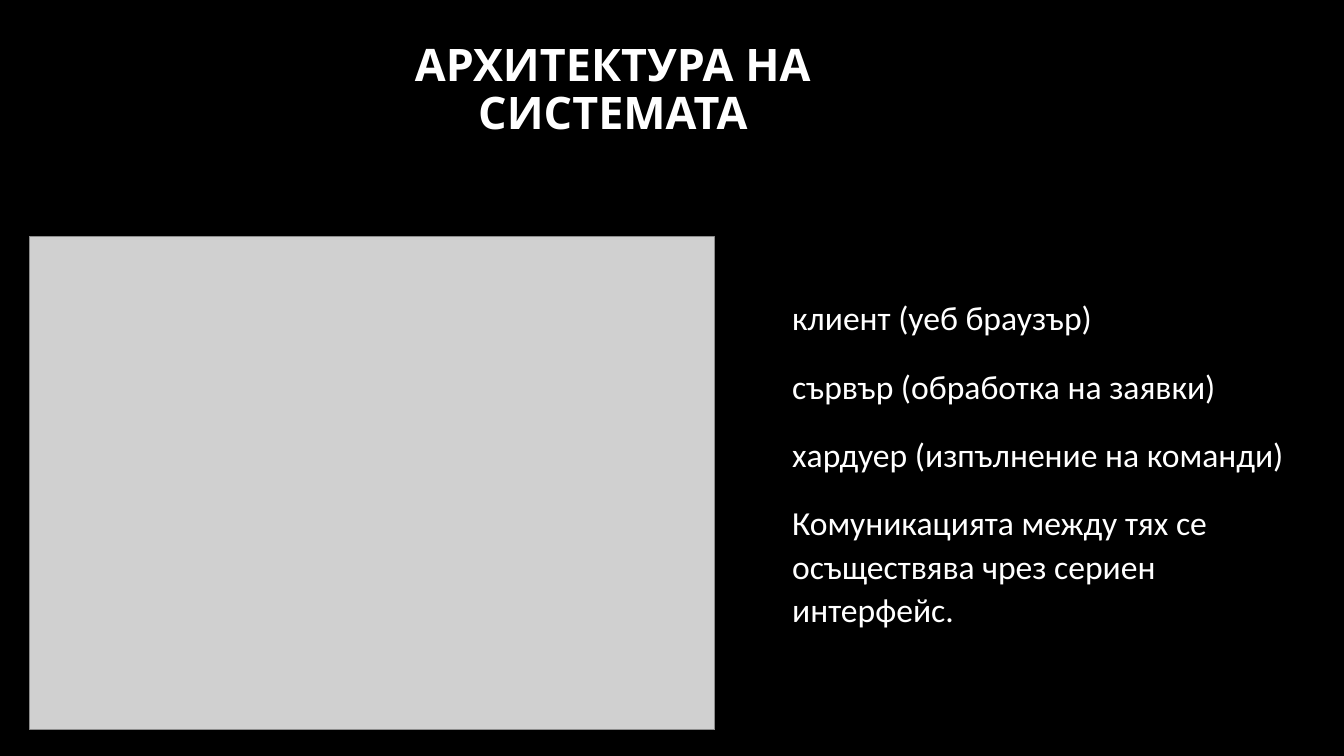
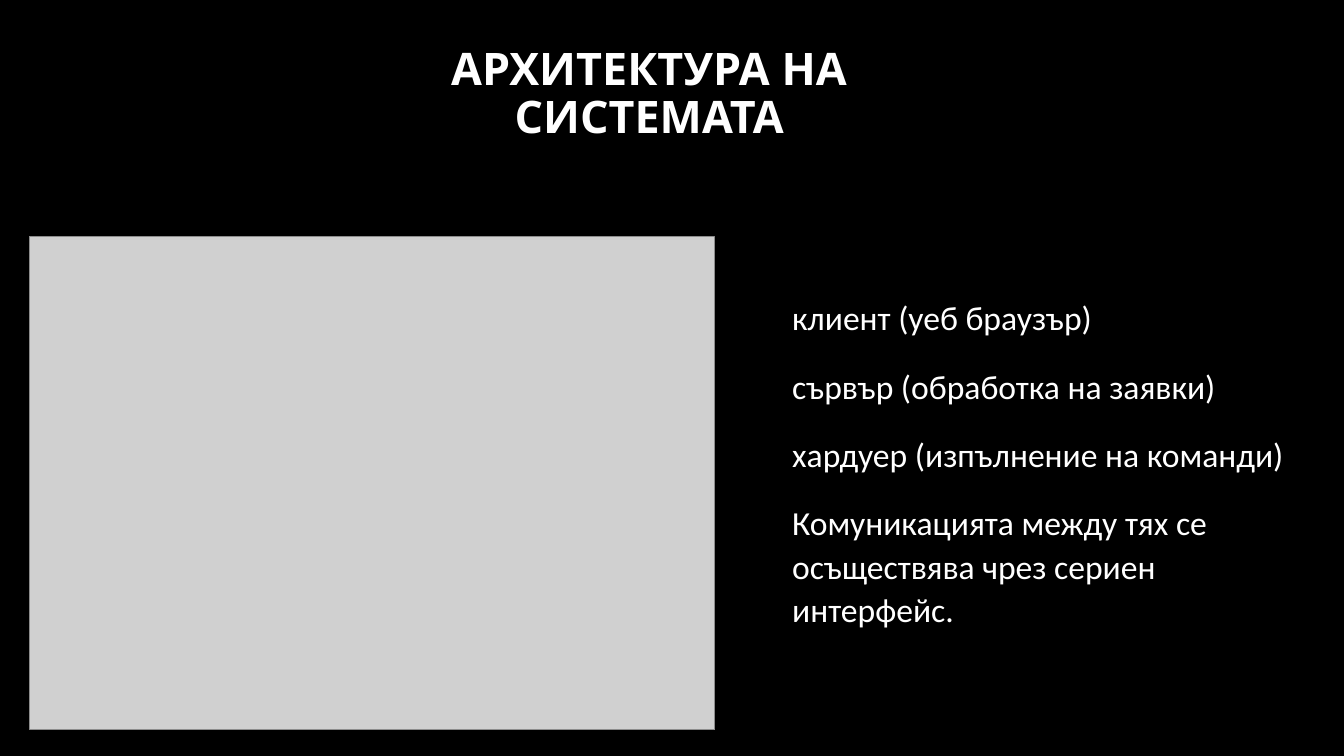
Before and after one commit to pgee-dzi2024/ThemeSP_2603, a slide deck: slide 5 of DR/Защита.pptx. Drawn at 1344x756 pixels with LibreOffice and Linux fonts; fonts in the diff are those of the drawing; grey boxes stand for pictures; background and template pictures are left out. Boxes give left, top, right and bottom in pixels: in the first picture for what was removed or moved away, otherwise in the second. Text is boxed around its words. In the diff, an @@ line names an element or a change of style, - is before the commit and + after.

```diff
--- a/DR/Защита.pptx
+++ b/DR/Защита.pptx
@@ title "АРХИТЕКТУРА НА СИСТЕМАТА": place and size @@
-title "АРХИТЕКТУРА НА СИСТЕМАТА" at bbox=[415, 49, 810, 130]
+title "АРХИТЕКТУРА НА СИСТЕМАТА" at bbox=[451, 53, 847, 134]
```
Also in this commit, not shown: 6 other slides changed.
